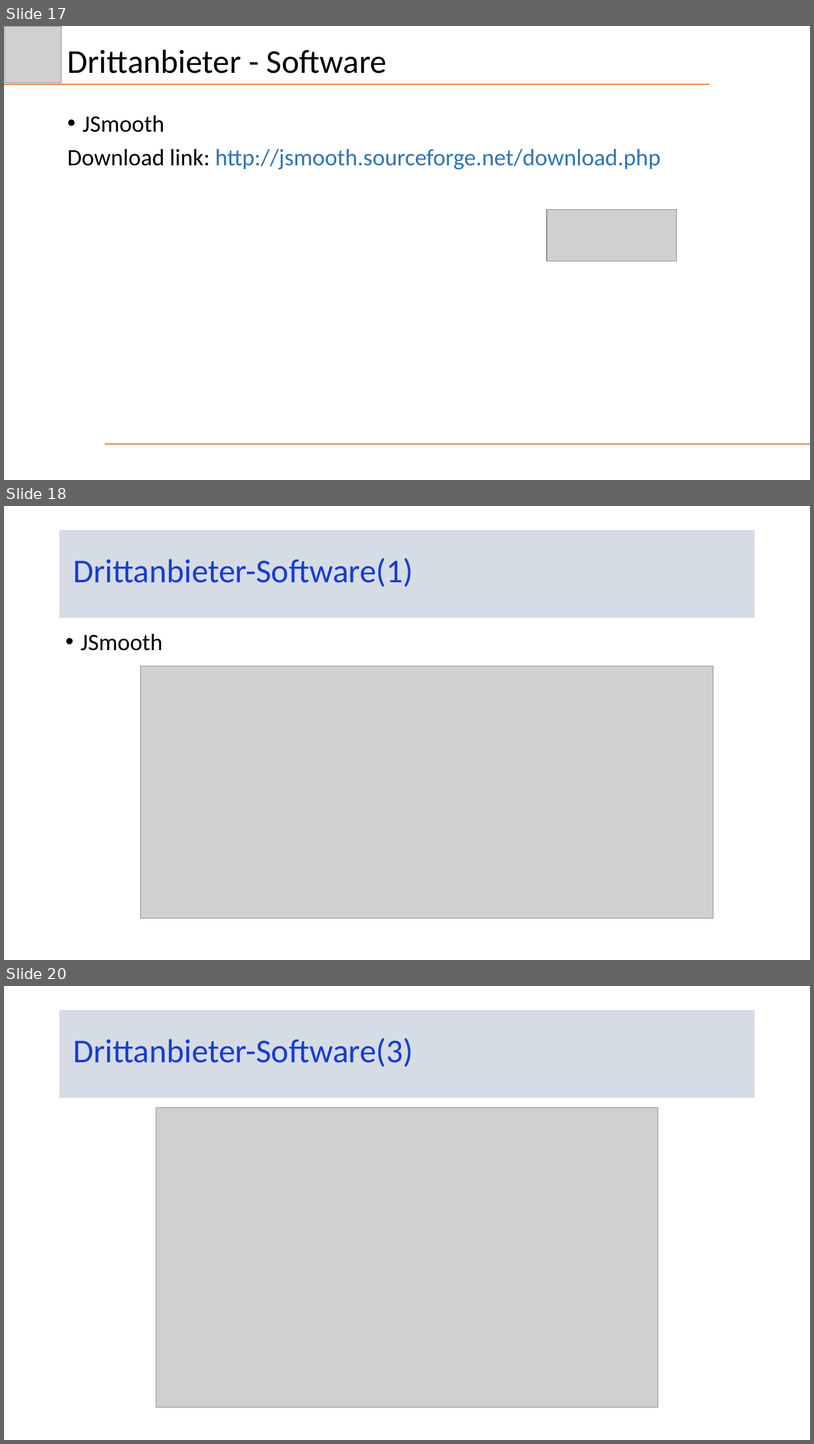
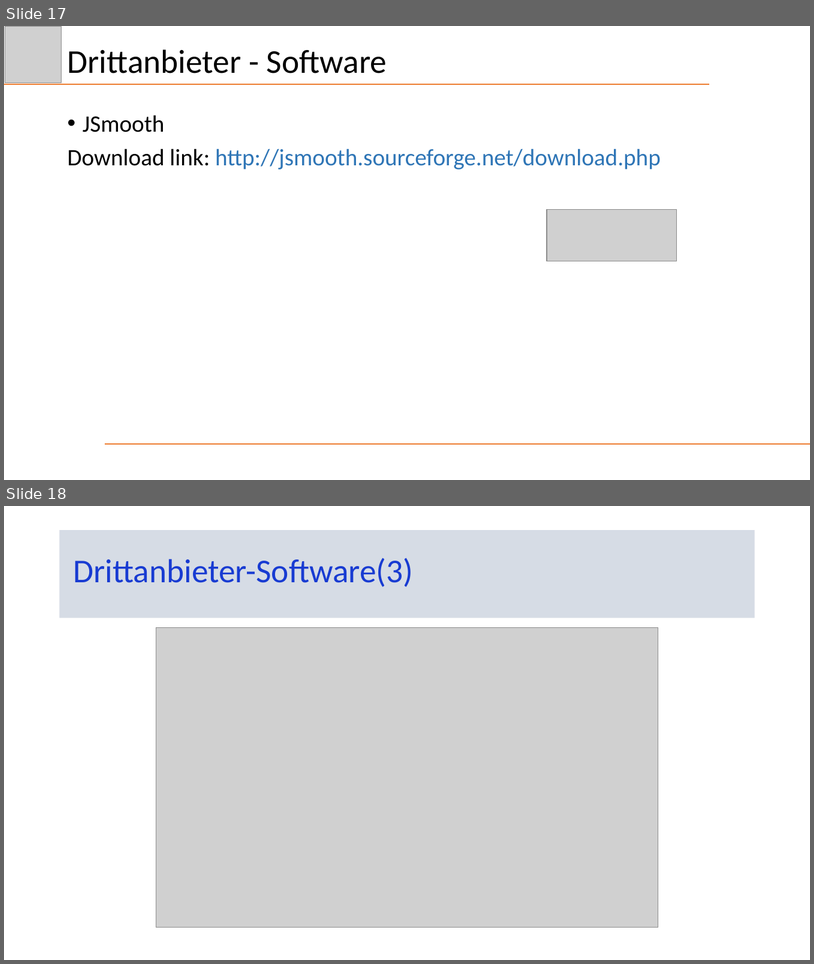
Before and after one commit to Schnitzel128/sejava, a slide deck: Präsentation/DezHex.pptx. Shown one above the other, each under a label of ours: slides 17, 18 and 20 before the commit, slides 17 and 18 after it; the slides between them are not shown. The pictures are 814x1444 and 814x964 pixels, drawn with LibreOffice and Linux fonts; fonts in the diff are those of the drawing; grey boxes stand for pictures. Boxes give left, top, right and bottom in pixels: in the first picture for what was removed or moved away, otherwise in the second. Text is boxed around its words. In the diff, an @@ line names an element or a change of style, - is before the commit and + after.

```diff
--- a/Präsentation/DezHex.pptx
+++ b/Präsentation/DezHex.pptx
@@ slide 18 removed at (4,506,810,960), background #FFFFFF @@
@@ title removed at (60,530,755,618) @@
-Drittanbieter-Software(1)
@@ text removed at (81,633,163,651) @@
-• JSmooth
@@ picture removed at (141,666,714,919) @@
@@ what was slide 20 is now slide 18 @@
```
Also in this commit, not shown: 2 slides changed, 4 other slides removed, 2 other files.
